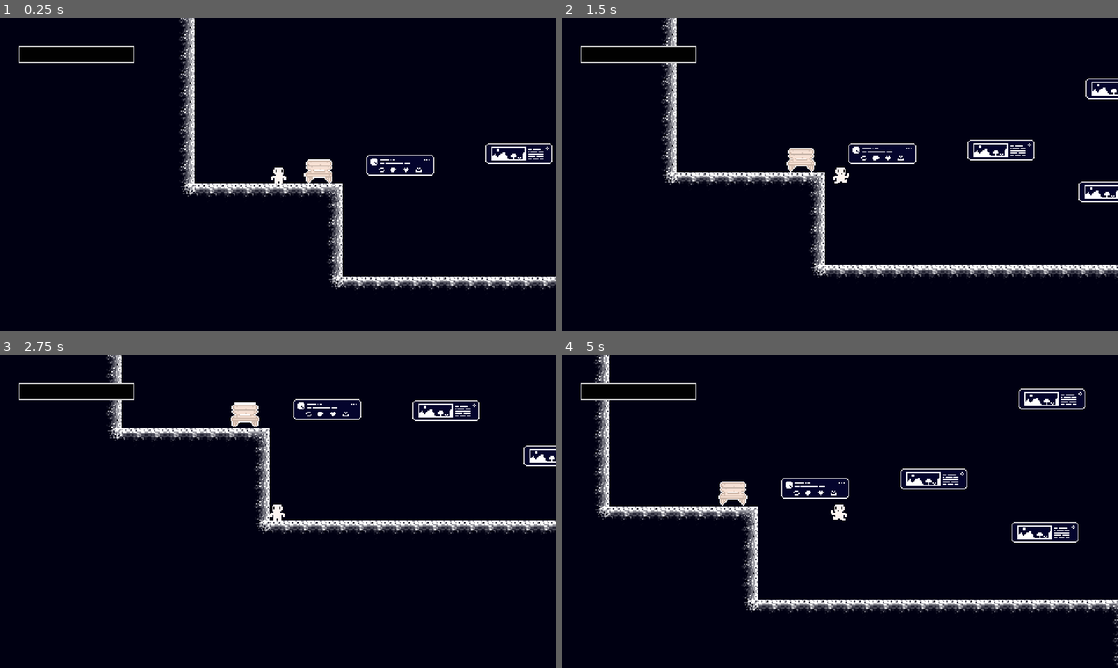
Above: before the commit, frames 1-4 (two rows, left to right).
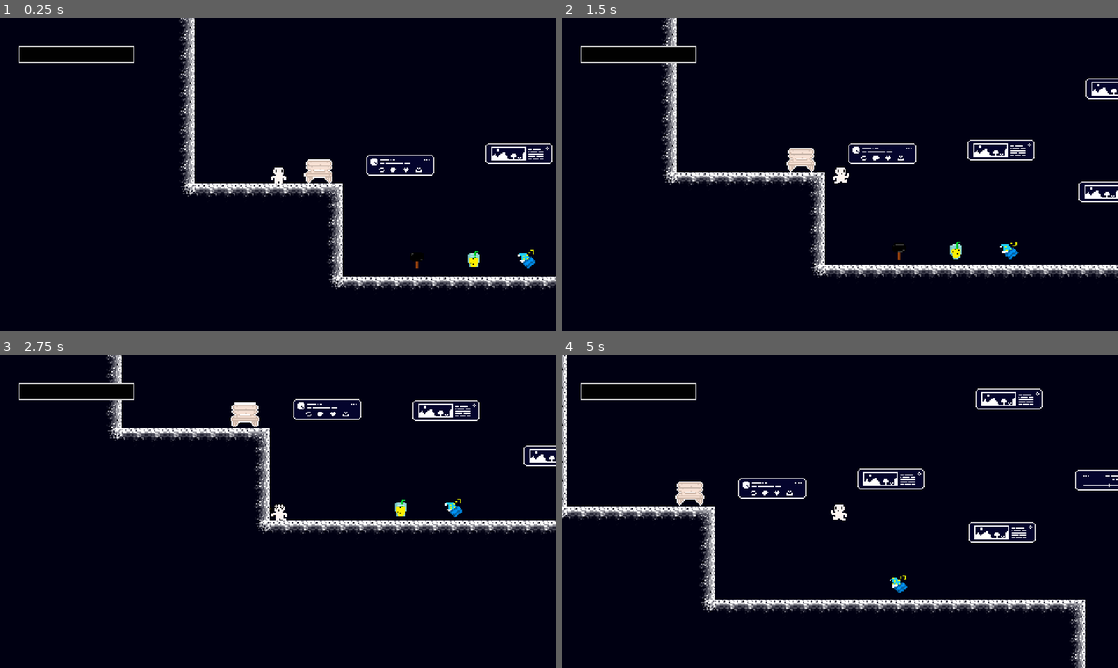
Above: after the commit, the same moments.

Repository: ilmoruuu/dontScroll
Game: Godot game, scene res://scenes/levels/fase1.tscn
The game is run twice, just before and just after one commit, with the same random seed, the same clock (stepped at 60 frames per second) and the same inputs. This scene is started directly instead of the project's main scene.
Inputs:
- Up to frame 1 (0.25 s): no input
- Up to frame 2 (1.5 s): tap Enter (ui_accept) at 0.5, 0.77 s; hold Right (ui_right) from 0.53 s (still down); tap D (use_item, bound only after the commit) at 0.6 s; tap F (interact) at 1.35 s
- Up to frame 3 (2.75 s): tap Enter (ui_accept) at 1.52 s; tap D (use_item, bound only after the commit) at 1.55, 2.1 s; release Right (ui_right) at 2.03 s; hold Left (ui_left) from 2.03 s (still down)
- Up to frame 4 (5 s): release Left (ui_left) at 2.78 s; hold Right (ui_right) 2.78-4.28 s; tap D (use_item, bound only after the commit) at 2.85, 3.8, 4.35 s; tap Enter (ui_accept) at 3.02, 3.77, 4.52 s; tap F (interact) at 3.6 s; hold Left (ui_left) from 4.28 s (still down)

The runs differ from the first frame. In frame 1, 0.2% of the frame differs, in the area x 74-97%, y 74-80%; in frame 2, 0.2%; in frame 3, 0.2%; in frame 4, 11%, in the area x 0-100%, y 0-100%.

Commit message:
feat: adicionando a lógica para o jogador pegar e usar os itens

Diff:
--- a/dont-scroll/entities/PUs/PU_base.gd
+++ b/dont-scroll/entities/PUs/PU_base.gd
@@ -1,12 +1,10 @@
-extends Area2D
+extends Node2D
 
 class_name PUBase
 
 func _ready() -> void:
-	body_entered.connect(_on_body_entered)
+	$Area2D.body_entered.connect(_on_body_entered)
 
-
-# Called every frame. 'delta' is the elapsed time since the previous frame.
 func _on_body_entered(body):
 	if body.name == "Player":
 		_apply_effect(body)
--- a/dont-scroll/entities/PUs/PU_cap_and_pillow.gd
+++ b/dont-scroll/entities/PUs/PU_cap_and_pillow.gd
@@ -1,11 +1,6 @@
 extends PUBase
 
-
-# Called when the node enters the scene tree for the first time.
-func _ready() -> void:
-	pass # Replace with function body.
-
-
-# Called every frame. 'delta' is the elapsed time since the previous frame.
-func _process(delta: float) -> void:
-	pass
+func _apply_effect(body):
+	if body.has_method("alter_state"):
+		body.alter_state(body.PowerUpState.PIJAMA)
+		print("o jogador pegou o pijama")
--- a/dont-scroll/entities/PUs/PU_cap_and_pillow.tscn
+++ b/dont-scroll/entities/PUs/PU_cap_and_pillow.tscn
@@ -4,7 +4,7 @@
 [ext_resource type="Texture2D" uid="uid://7s8s6vheby2f" path="res://assets/PUs/Touca finalizada(1).png" id="2_ep7oq"]
 [ext_resource type="Script" uid="uid://8hcs1qesn4o6" path="res://entities/PUs/PU_cap_and_pillow.gd" id="2_yhj36"]
 
-[node name="PU_base" unique_id=808263721 instance=ExtResource("1_26120")]
+[node name="PU_pijama" unique_id=808263721 instance=ExtResource("1_26120")]
 script = ExtResource("2_yhj36")
 
 [node name="Sprite2D" parent="." index="0" unique_id=1849485892]
--- a/dont-scroll/entities/PUs/PU_hammer.gd
+++ b/dont-scroll/entities/PUs/PU_hammer.gd
@@ -1,16 +1,6 @@
 extends PUBase
 
-
-# Called when the node enters the scene tree for the first time.
-func _ready() -> void:
-	pass # Replace with function body.
-
-
-# Called every frame. 'delta' is the elapsed time since the previous frame.
-func _process(delta: float) -> void:
-	pass
-
-
 func _on_area_2d_body_entered(body: Node2D) -> void:
-	if body.name == "Player":
-		queue_free()
+	if body.has_method("alter_state"):
+		body.alter_state(body.PowerUpState.HAMMER)
+		print("o jogador pegou o martelo")
--- a/dont-scroll/entities/PUs/PU_juice.gd
+++ b/dont-scroll/entities/PUs/PU_juice.gd
@@ -1,11 +1,6 @@
 extends PUBase
 
-
-# Called when the node enters the scene tree for the first time.
-func _ready() -> void:
-	pass # Replace with function body.
-
-
-# Called every frame. 'delta' is the elapsed time since the previous frame.
-func _process(delta: float) -> void:
-	pass
+func _on_area_2d_body_entered(body: Node2D) -> void:
+	if body.has_method("alter_state"):
+		body.alter_state(body.PowerUpState.JUICE)
+		print("o jogador pegou o suco")
--- a/dont-scroll/entities/PUs/PU_juice.tscn
+++ b/dont-scroll/entities/PUs/PU_juice.tscn
@@ -4,7 +4,7 @@
 [ext_resource type="Texture2D" uid="uid://bp6hb7lqof3xo" path="res://assets/PUs/Suco de Maracujá finalizado(1).png" id="2_5ad7a"]
 [ext_resource type="Script" uid="uid://dgwru07ikjtk3" path="res://entities/PUs/PU_juice.gd" id="2_de5g1"]
 
-[node name="PU_base" unique_id=808263721 instance=ExtResource("1_1icrc")]
+[node name="PU_juice" unique_id=808263721 instance=ExtResource("1_1icrc")]
 script = ExtResource("2_de5g1")
 
 [node name="Sprite2D" parent="." index="0" unique_id=1849485892]
--- a/dont-scroll/entities/player/player.gd
+++ b/dont-scroll/entities/player/player.gd
@@ -1,7 +1,9 @@
 extends CharacterBody2D
 
 @onready var animation: AnimatedSprite2D = $AnimatedSprite2D
+@onready var hammer_hitbox = $hammer_hitbox/CollisionShape2D
 
+enum PowerUpState { STANDARD, HAMMER, JUICE, PIJAMA }
 
 const SPEED = 80.0
 const JUMP_VELOCITY = -280.0
@@ -13,6 +15,9 @@
 
 var _exposition := 0.0
 var sitting := false
+var current_state = PowerUpState.STANDARD
+var sufix = ""
+var is_using_item = false
 
 var expositon: float:
 	get:
@@ -28,7 +33,6 @@
 		if Input.is_action_just_pressed("ui_left") \
 		or Input.is_action_just_pressed("ui_right") \
 		or Input.is_action_just_pressed("ui_accept"):
-
 			stand_up()
 
 func _physics_process(delta: float) -> void:
@@ -42,25 +46,31 @@
 	if Input.is_action_just_pressed("ui_accept") and is_on_floor():
 		velocity.y = JUMP_VELOCITY
 
+	if Input.is_action_just_pressed("use_item"):
+		use_item()
+
 	var direction = Input.get_axis("ui_left", "ui_right")
 	var speed = SPEED * GameManager.get_player_speed_mult()
 
-	if direction != 0:
+	if is_using_item and current_state != PowerUpState.HAMMER:
+		velocity.x = move_toward(velocity.x, 0, speed)
+	elif direction != 0:
 		velocity.x = direction * speed
 	else:
 		velocity.x = move_toward(velocity.x, 0, speed)
 
-	if is_on_floor():
-		if direction > 0:
-			animation.flip_h = false
-			animation.play("walk")
-		elif direction < 0:
-			animation.flip_h = true
-			animation.play("walk")
+	if not is_using_item:
+		if is_on_floor():
+			if direction > 0:
+				animation.flip_h = false
+				animation.play("walk" + sufix)
+			elif direction < 0:
+				animation.flip_h = true
+				animation.play("walk" + sufix)
+			else:
+				animation.play("idle" + sufix)
 		else:
-			animation.play("idle")
-	else:
-		animation.play("jump")
+			animation.play("jump" + sufix)
 
 	move_and_slide()
 
@@ -82,8 +92,49 @@
 
 	velocity = Vector2.ZERO
 
+func use_item():
+	if is_using_item:
+		return
+
+	is_using_item = true
+
+	match current_state:
+		PowerUpState.STANDARD:
+			is_using_item = false
+		PowerUpState.HAMMER:
+			animation.play("attack_hammer")
+			hammer_hitbox.set_deferred("disabled", false)
+		PowerUpState.JUICE:
+			animation.play("drink_juice")
+			await get_tree().create_timer(0.5).timeout
+			is_using_item = false
+			alter_state(PowerUpState.STANDARD)
+		PowerUpState.PIJAMA:
+			animation.play("use_pijama")
+			await get_tree().create_timer(0.5).timeout
+			is_using_item = false
+			alter_state(PowerUpState.STANDARD)
+
+func alter_state(new_state: PowerUpState):
+	current_state = new_state
+	match current_state:
+		PowerUpState.STANDARD:
+			sufix = ""
+		PowerUpState.HAMMER:
+			sufix = "_hammer"
+		PowerUpState.JUICE:
+			sufix = "_juice"
+		PowerUpState.PIJAMA:
+			sufix = "_pijama"
 
 func stand_up():
 	AudioManager.exit_bench()
 	sitting = false
 	global_position.y -= 8
+
+func _on_animated_sprite_2d_animation_finished() -> void:
+	if animation.animation == "attack_hammer":
+		is_using_item = false
+		hammer_hitbox.set_deferred("disabled", true)
+
+	is_using_item = false
--- a/dont-scroll/entities/player/player.tscn
+++ b/dont-scroll/entities/player/player.tscn
@@ -10,7 +10,7 @@
 [ext_resource type="Texture2D" uid="uid://c64x50tnl0ur7" path="res://assets/player/Idle_Juice (16 x 16).png" id="5_qiwj3"]
 [ext_resource type="Texture2D" uid="uid://d3xa5ojy04qr8" path="res://assets/player/Idle_Pijama (16 x 16).png" id="6_26q78"]
 [ext_resource type="Texture2D" uid="uid://bwwmy8812b02r" path="res://assets/player/Jump_Pijama (16 x 16).png" id="9_a1qjk"]
-[ext_resource type="Texture2D" uid="uid://fcw4yf5kjs4" path="res://assets/player/Waddling_Pijama (16 x 16).png" id="9_bectd"]
+[ext_resource type="Texture2D" uid="uid://fcw4yf5kjs4" path="res://assets/player/Walking_Pijama (16 x 16).png" id="9_bectd"]
 [ext_resource type="Texture2D" uid="uid://dewcw5vv7wwtw" path="res://assets/player/Walking (16 x 16).png" id="10_7thud"]
 [ext_resource type="Texture2D" uid="uid://g5lftksj7x4u" path="res://assets/player/Use_Pijama (16 x 16).png" id="11_j3ovn"]
 
@@ -179,7 +179,7 @@
 "duration": 1.0,
 "texture": SubResource("AtlasTexture_ttr27")
 }],
-"loop": 1,
+"loop": 0,
 "name": &"attack_hammer",
 "speed": 10.0
 }, {
@@ -352,6 +352,9 @@
 
 [sub_resource type="RectangleShape2D" id="RectangleShape2D_k80x8"]
 size = Vector2(15, 15)
+
+[sub_resource type="RectangleShape2D" id="RectangleShape2D_a8ku5"]
+size = Vector2(14, 14.875)
 
 [node name="Player" type="CharacterBody2D" unique_id=105345503]
 script = ExtResource("1_wr5hl")
@@ -360,7 +363,6 @@
 sprite_frames = SubResource("SpriteFrames_lnu2h")
 animation = &"attack_hammer"
 autoplay = "idle"
-frame_progress = 0.8972105
 
 [node name="CollisionShape2D" type="CollisionShape2D" parent="." unique_id=661443857]
 visible = false
@@ -377,3 +379,12 @@
 offset_right = 10.0
 offset_bottom = 10.0
 color = Color(0.70035434, 0.0039975718, 0.27824256, 1)
+
+[node name="hammer_hitbox" type="Area2D" parent="." unique_id=2082669739]
+
+[node name="CollisionShape2D" type="CollisionShape2D" parent="hammer_hitbox" unique_id=1757722576]
+position = Vector2(3, 0.5625)
+shape = SubResource("RectangleShape2D_a8ku5")
+disabled = true
+
+[connection signal="animation_finished" from="AnimatedSprite2D" to="." method="_on_animated_sprite_2d_animation_finished"]
--- a/dont-scroll/project.godot
+++ b/dont-scroll/project.godot
@@ -35,6 +35,11 @@
 "events": [Object(InputEventKey,"resource_local_to_scene":false,"resource_name":"","device":16,"window_id":0,"alt_press …(190 unchanged characters)…
 ]
 }
+use_item={
+"deadzone": 0.2,
+"events": [Object(InputEventKey,"resource_local_to_scene":false,"resource_name":"","device":-1,"window_id":0,"alt_pressed":false,"shift_pressed":false,"ctrl_pressed":false,"meta_pressed":false,"pressed":false,"keycode":0,"physical_keycode":68,"key_label":0,"unicode":100,"location":0,"echo":false,"script":null)
+]
+}
 
 [physics]
 
--- a/dont-scroll/scenes/levels/fase1.tscn
+++ b/dont-scroll/scenes/levels/fase1.tscn
@@ -9,8 +9,10 @@
 [ext_resource type="Texture2D" uid="uid://bslxjob44kog8" path="res://assets/tilesets/tile.png" id="6_745wh"]
 [ext_resource type="Texture2D" uid="uid://665p2ayilrxh" path="res://assets/tilesets/tilset2.png" id="7_4bc74"]
 [ext_resource type="PackedScene" uid="uid://ddhxcu8xpmlwj" path="res://scenes/levels/killzone.tscn" id="8_mffd4"]
-[ext_resource type="PackedScene" uid="uid://cyclxrltpbhhd" path="res://entities/PUs/PU_hammer.tscn" id="10_8uqc6"]
 [ext_resource type="PackedScene" uid="uid://b85sosryqw0xk" path="res://entities/bench/bench.tscn" id="10_8uqc6"]
+[ext_resource type="PackedScene" uid="uid://28rqkifmmhr7" path="res://entities/PUs/PU_cap_and_pillow.tscn" id="11_mhm5o"]
+[ext_resource type="PackedScene" uid="uid://cyclxrltpbhhd" path="res://entities/PUs/PU_hammer.tscn" id="12_pvllh"]
+[ext_resource type="PackedScene" uid="uid://ckjmesgeei2jv" path="res://entities/PUs/PU_juice.tscn" id="13_d1ex0"]
 
 [sub_resource type="PhysicsMaterial" id="PhysicsMaterial_4bc74"]
 
@@ -136,8 +138,14 @@
 visible = false
 position = Vector2(550, 273)
 
-[node name="Hammer" parent="." unique_id=808263721 instance=ExtResource("10_8uqc6")]
-position = Vector2(418, 149)
-
 [node name="Bench" parent="." unique_id=746857454 instance=ExtResource("10_8uqc6")]
 position = Vector2(-53, 149)
+
+[node name="Hammer" parent="." unique_id=327378327 instance=ExtResource("12_pvllh")]
+position = Vector2(32, 228)
+
+[node name="Pijama" parent="." unique_id=808263721 instance=ExtResource("11_mhm5o")]
+position = Vector2(127, 227)
+
+[node name="Juice" parent="." unique_id=1110919637 instance=ExtResource("13_d1ex0")]
+position = Vector2(81, 227)
